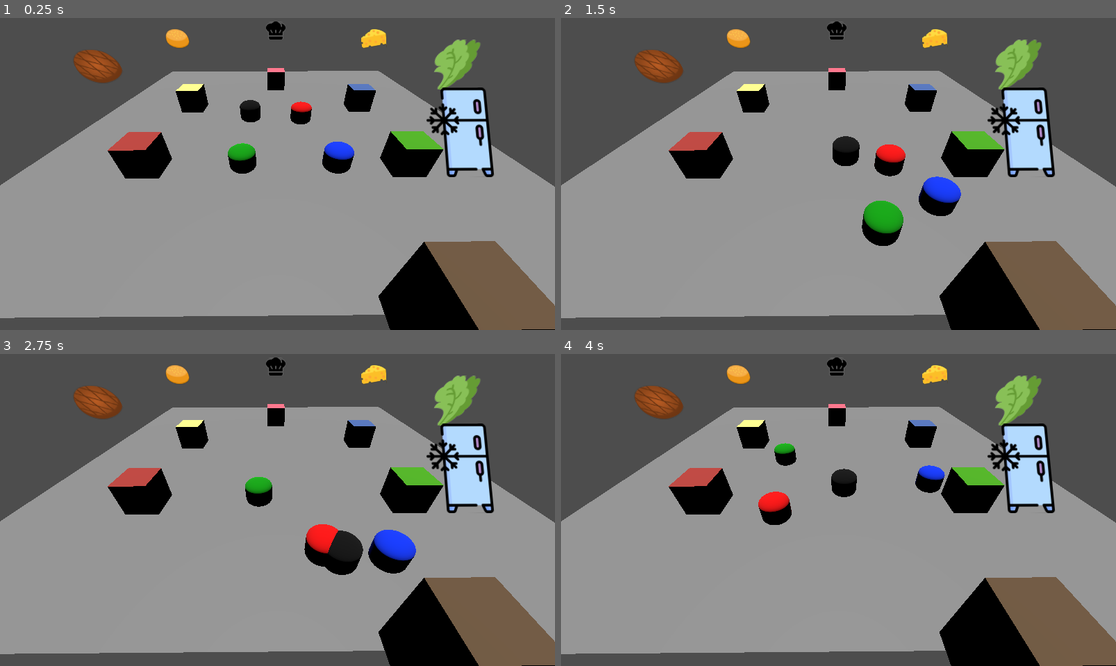
Above: before the commit, frames 1-4 (two rows, left to right).
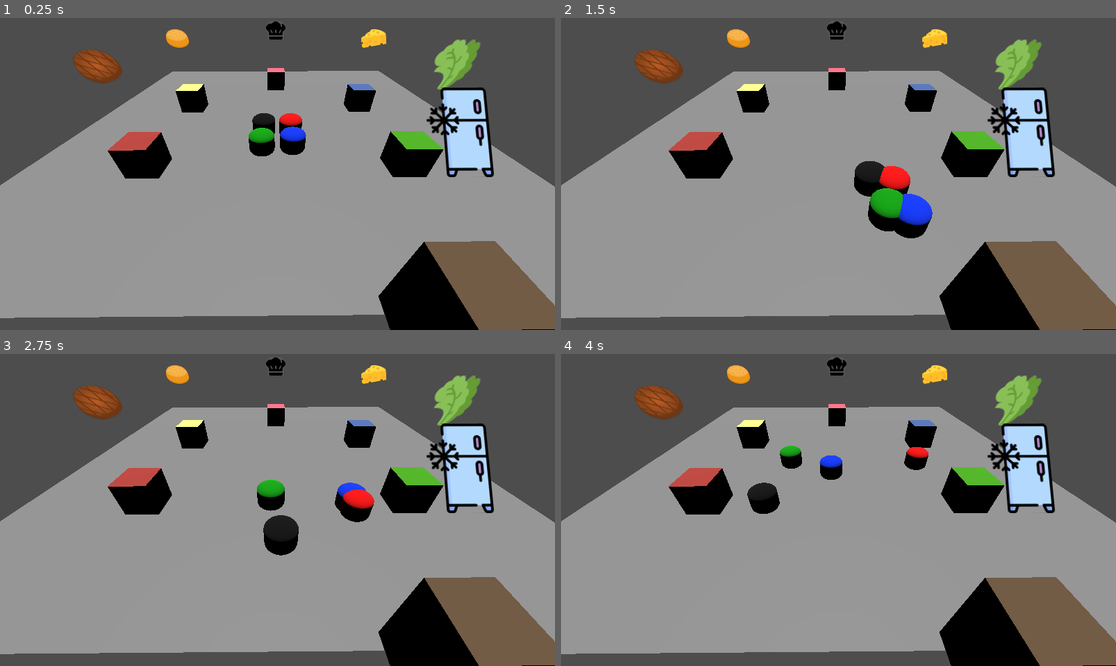
Above: after the commit, the same moments.

Repository: NathanBrx/Undercooked
Game: Godot game, scene res://node_3d.tscn
Two runs of this game, one before a commit and one after it. Both use one fixed random seed, a clock stepped at 60 frames per second and the inputs below.
Inputs:
- Up to frame 1 (0.25 s): no input
- Up to frame 2 (1.5 s): no input
- Up to frame 3 (2.75 s): no input
- Up to frame 4 (4 s): no input

The runs differ from the first frame. In frame 1, 2.3% of the frame differs, in the area x 41-64%, y 26-50%; in frame 2, 3.8%; in frame 3, 4.0%, in the area x 44-75%, y 39-71%; in frame 4, 2.2%.

Commit message:
recette_infini

Diff:
--- a/main/game_manager.tscn
+++ b/main/game_manager.tscn
@@ -231,8 +231,9 @@
 [node name="Characters" type="Node3D" parent="."]
 
 [node name="MatBody" type="CharacterBody3D" parent="Characters" groups=["Agents"]]
-transform = Transform3D(1.984, 0, 0, 0, 1, 0, 0, 0, 2, -6.5464377, 0, -11.320877)
+transform = Transform3D(1.984, 0, 0, 0, 1, 0, 0, 0, 2, -8.1274185, 0.5958054, -9.777176)
 script = ExtResource("15_lx373")
+metadata/_edit_group_ = true
 
 [node name="MeshInstance3D" type="MeshInstance3D" parent="Characters/MatBody"]
 mesh = SubResource("CapsuleMesh_f0lch")
@@ -244,8 +245,9 @@
 shape = SubResource("ConvexPolygonShape3D_r3fl7")
 
 [node name="NatBody" type="CharacterBody3D" parent="Characters" groups=["Agents"]]
-transform = Transform3D(1.9838924, 0, -5.9604645e-08, 0, 1, 0, 0, 0, 1.9999998, -12.235505, 0.6222768, -4.283847)
+transform = Transform3D(1.9838924, 0, -5.9604645e-08, 0, 1, 0, 0, 0, 1.9999998, -10.9243145, 0.6222768, -6.9608326)
 script = ExtResource("15_lx373")
+metadata/_edit_group_ = true
 
 [node name="MeshInstance3D" type="MeshInstance3D" parent="Characters/NatBody"]
 mesh = SubResource("CapsuleMesh_lx373")
@@ -257,8 +259,9 @@
 shape = SubResource("ConvexPolygonShape3D_r3fl7")
 
 [node name="IliBody" type="CharacterBody3D" parent="Characters" groups=["Agents"]]
-transform = Transform3D(1.9838924, 0, -5.9604645e-08, 0, 1, 0, 0, 0, 1.9999998, -6.796064, 0.6222768, -3.8934336)
+transform = Transform3D(1.9838924, 0, -5.9604645e-08, 0, 1, 0, 0, 0, 1.9999998, -8.250379, 0.6222768, -6.9085674)
 script = ExtResource("15_lx373")
+metadata/_edit_group_ = true
 
 [node name="MeshInstance3D" type="MeshInstance3D" parent="Characters/IliBody"]
 mesh = SubResource("CapsuleMesh_d246e")
@@ -270,8 +273,9 @@
 shape = SubResource("ConvexPolygonShape3D_r3fl7")
 
 [node name="ArtBody" type="CharacterBody3D" parent="Characters" groups=["Agents"]]
-transform = Transform3D(1.9838924, 0, -5.9604645e-08, 0, 1, 0, 0, 0, 1.9999998, -14.314663, 0.6222768, -11.954265)
+transform = Transform3D(1.9838924, 0, -5.9604645e-08, 0, 1, 0, 0, 0, 1.9999998, -10.995363, 0.6222768, -9.758396)
 script = ExtResource("15_lx373")
+metadata/_edit_group_ = true
 
 [node name="MeshInstance3D" type="MeshInstance3D" parent="Characters/ArtBody"]
 mesh = SubResource("CapsuleMesh_7bexq")
--- a/main/ili_body.gd
+++ /dev/null
@@ -1,82 +0,0 @@
-extends CharacterBody3D
-@export var sprite:Sprite3D
-@export var steak_collision:Node3D
-@export var salade_collision:Node3D
-@export var fromage_collision:Node3D
-@export var pain_collision:Node3D
-@export var depot_collision:Node3D
-@export var fridge_collision:Node3D
-@export var base_collision:Node3D
-
-@onready var base = $"../../station_base_manager/station_base/AreaBase/CollisionBase"
-
-var held_item
-var recette
-var next_action
-var current_station
-var next_ing
-
-
-func _process(delta: float) -> void:
-	move_to('fridge_manager')
-	algo()
-
-
-func see() :
-	#récupère les états des stations, de la commande
-	pass
-
-func next() :
-	#execute la prochaine action dans la file, modifie l'état de l'agent
-	pass
-
-func algo():
-	if (next_action == 'gotoFridge'):
-		move_to('fridge_manager')
-	if (held_item == 'steak') :
-		move_to('station_steak_manager')
-	if (held_item == 'fromage'):
-		move_to('station_fromage_manager')
-	if (held_item == 'salade'):
-		move_to('station_salade_manager')
-	if (held_item == 'pain'):
-		move_to('station_pain_manager')
-	if (held_item == 'pain toast' or held_item == 'salade essorée' or held_item == 'steak cuit' or held_item == 'fromage fondu'):
-		move_to('station_depot')
-	if (next_action == null):
-			move_to('base')
-
-func move_to(station) :
- #déplace le personnage vers la station correspondante
-	if (station == 'station_steak_manager'):
-		if steak_collision :
-			global_position = global_position.move_toward(steak_collision.global_position,0.1)
-	elif (station == 'fridge_manager'):
-		if fridge_collision :
-			global_position = global_position.move_toward(fridge_collision.global_position,0.1)
-	elif (station == 'station_fromage_manager'):
-		if fromage_collision :
-			global_position = global_position.move_toward(fromage_collision.global_position,0.1)
-	elif (station == 'station_salade_manager'):
-		if salade_collision :
-			global_position = global_position.move_toward(salade_collision.global_position,0.1)
-	elif (station == 'station_pain_manager'):
-		if pain_collision :
-			global_position = global_position.move_toward(pain_collision.global_position,0.1)
-	elif (station == 'station_depot'):
-		if depot_collision :
-			global_position = global_position.move_toward(depot_collision.global_position,0.1)
-	elif (station == 'base') :
-		if base :
-			global_position = global_position.move_toward(base.global_position,0.1)
-	pass
-
-func get_from_fridge(ing) :
-	if (held_item == null):
-		held_item = ing
-	next_action==null
-
-
-func _on_station_frigo_manager_action_to(agent: Variant, dest: Variant) -> void:
-	if (agent==$"."):
-		move_to(dest) # Replace with function body.
--- a/main/nat_body.gd
+++ /dev/null
@@ -1,81 +0,0 @@
-extends CharacterBody3D
-@export var sprite:Sprite3D
-@export var steak_collision:Node3D
-@export var salade_collision:Node3D
-@export var fromage_collision:Node3D
-@export var pain_collision:Node3D
-@export var depot_collision:Node3D
-@export var fridge_collision:Node3D
-@export var base_collision:Node3D
-
-@onready var base = $"../../station_base_manager/station_base/AreaBase/CollisionBase"
-
-var held_item
-var recette
-var next_action
-var current_station
-var next_ing
-
-
-func _process(delta: float) -> void:
-	algo()
-
-
-func see() :
-	#récupère les états des stations, de la commande
-	pass
-
-func next() :
-	#execute la prochaine action dans la file, modifie l'état de l'agent
-	pass
-
-func algo():
-	if (next_action == 'gotoFridge'):
-		move_to('fridge_manager')
-	if (held_item == 'steak') :
-		move_to('station_steak_manager')
-	if (held_item == 'fromage'):
-		move_to('station_fromage_manager')
-	if (held_item == 'salade'):
-		move_to('station_salade_manager')
-	if (held_item == 'pain'):
-		move_to('station_pain_manager')
-	if (held_item == 'pain toast' or held_item == 'salade essorée' or held_item == 'steak cuit' or held_item == 'fromage fondu'):
-		move_to('station_depot')
-	if (next_action == null):
-			move_to('base')
-
-func move_to(station) :
- #déplace le personnage vers la station correspondante
-	if (station == 'station_steak_manager'):
-		if steak_collision :
-			global_position = global_position.move_toward(steak_collision.global_position,0.1)
-	elif (station == 'fridge_manager'):
-		if fridge_collision :
-			global_position = global_position.move_toward(fridge_collision.global_position,0.1)
-	elif (station == 'station_fromage_manager'):
-		if fromage_collision :
-			global_position = global_position.move_toward(fromage_collision.global_position,0.1)
-	elif (station == 'station_salade_manager'):
-		if salade_collision :
-			global_position = global_position.move_toward(salade_collision.global_position,0.1)
-	elif (station == 'station_pain_manager'):
-		if pain_collision :
-			global_position = global_position.move_toward(pain_collision.global_position,0.1)
-	elif (station == 'station_depot'):
-		if depot_collision :
-			global_position = global_position.move_toward(depot_collision.global_position,0.1)
-	elif (station == 'base') :
-		if base :
-			global_position = global_position.move_toward(base.global_position,0.1)
-	pass
-
-func get_from_fridge(ing) :
-	if (held_item == null):
-		held_item = ing
-	next_action==null
-
-
-func _on_station_frigo_manager_action_to(agent: Variant, dest: Variant) -> void:
-	if (agent==$"."):
-		move_to(dest) # Replace with function body.
--- a/main/station_depot_manager.gd
+++ b/main/station_depot_manager.gd
@@ -1,12 +1,36 @@
 extends Node3D
 var inventory:Array = []
+@onready var frigo = $"../station_frigo_manager"
+var recette
+
+
+
+func transform(ing):
+	if (ing == 'steak') :
+		return 'steak cuit'
+	elif (ing == 'salade') :
+		return 'salade essorée'
+	elif (ing == 'fromage') :
+		return 'fromage fondu'
+	elif (ing == 'pain') :
+		return 'pain toast'
+	else :
+		return ing
 func _on_area_depot_body_entered(body: Node3D) -> void:
+	recette = frigo.recette_global
+	recette.sort()
+	for i in range(len(recette)) :
+		recette[i] = transform(recette[i])
 	body.current_station = self
 	if body.is_in_group("Agents") :
 		body.sprite.texture = null
 		inventory.append(body.held_item)
 		body.held_item = null
 		body.next_action = null
-	if inventory.has("steak cuit") and inventory.has("fromage fondu") and inventory.has("pain toast") and inventory.has("salade essorée") :
+
+	inventory.sort()
+	if (inventory == recette) :
 		inventory.clear()
-		print("Burger envoyé !")
+		print("Burger envoyé !\n\n")
+		recette.clear()
+		frigo.recette = frigo.generate_recipe()
--- a/main/station_frigo_manager.gd
+++ b/main/station_frigo_manager.gd
@@ -4,15 +4,12 @@
 var steak_ready = false
 var pain_ready = false
 var recette
+var recette_global
 var list_agent
 var Mat
-var Mat_item
 var Nat
-var Nat_item
 var Ili
-var Ili_item
 var Art
-var Art_item
 var etatAgents = {}
 var actionAgents = {}
 var AgentEndormi = []
@@ -24,8 +21,10 @@
 var ingredients = ["salade", "steak", "fromage"]
 
 func _ready() -> void:
-	if (recette == null):
+	print(recette)
+	if (recette == null or recette == []):
 		recette = generate_recipe()
+	print(recette)
 	list_agent =  get_tree().get_nodes_in_group("Agents")
 	Mat = list_agent[0]
 	Nat = list_agent[1]
@@ -42,12 +41,14 @@
 
 func generate_recipe():
 	var recipe = []
-	var test_recipe = ['fromage','steak','salade','pain']
-	var nb_ingredient = randi_range(1,5)
+	var ingredient_recipe = ingredients.duplicate()
+	var nb_ingredient = randi_range(1,3)
 	for i in range(nb_ingredient):
-		recipe.append(ingredients.pick_random())
+		recipe.append(pop_random(ingredient_recipe))
 	recipe.append("pain")
-	return test_recipe
+	print("nouvelle recette : ",recipe)
+	recette_global = recipe.duplicate()
+	return recipe
 
 func _on_area_frigo_body_entered(body: Node3D) -> void:
 	if body.is_in_group("Agents") :
@@ -71,8 +72,6 @@
 	for i in actionAgents :
 		if (actionAgents[i] != null):
 			pr += ' ; '+str(i)+' : '+str(actionAgents[i])
-	if (pr != ""):
-		print(pr)
 func set_agent_endormi():
 	AgentEndormi = []
 	for k in etatAgents :
@@ -85,28 +84,24 @@
 	if (fromage_ready && (!AgentEndormi.is_empty())):
 		get_etat_agent()
 		var agent_actif = AgentEndormi.pick_random()
-		print('agent fromage:',agent_actif)
 		fromage_ready = false
 		set_agent_endormi()
 		action_to.emit(agent_actif,'gotoFromage')
 	elif (salade_ready && (!AgentEndormi.is_empty())):
 		get_etat_agent()
 		var agent_actif = AgentEndormi.pick_random()
-		print('agent salade:',agent_actif)
 		salade_ready = false
 		set_agent_endormi()
 		action_to.emit(agent_actif,'gotoSalade')
 	elif (steak_ready && (!AgentEndormi.is_empty())):
 		get_etat_agent()
 		var agent_actif = AgentEndormi.pick_random()
-		print('agent steak:',agent_actif)
 		steak_ready = false
 		set_agent_endormi()
 		action_to.emit(agent_actif,'gotoSteak')
 	elif (pain_ready && (!AgentEndormi.is_empty())):
 		get_etat_agent()
 		var agent_actif = AgentEndormi.pick_random()
-		print('agent pain:',agent_actif)
 		pain_ready = false
 		set_agent_endormi()
 		action_to.emit(agent_actif,'gotoPain')
@@ -121,13 +116,11 @@
 			if (agent_actif.held_item == null):
 				agent_actif.next_action = 'gotoFridge'
 				set_agent_endormi()
-				print(agent_actif,' : ',agent_actif.next_action,' & ', agent_actif.held_item)
 				action_to.emit(agent_actif,'gotoFridge')
 
 func _on_station_fromage_manager_fromage_ready() -> void:
 
 	fromage_ready = true
-	print(fromage_ready)
 
 func _on_station_salade_manager_salade_ready() -> void:
 	salade_ready = true
Not shown, removed: main/ili_body.gd.uid
Not shown, removed: main/nat_body.gd.uid
